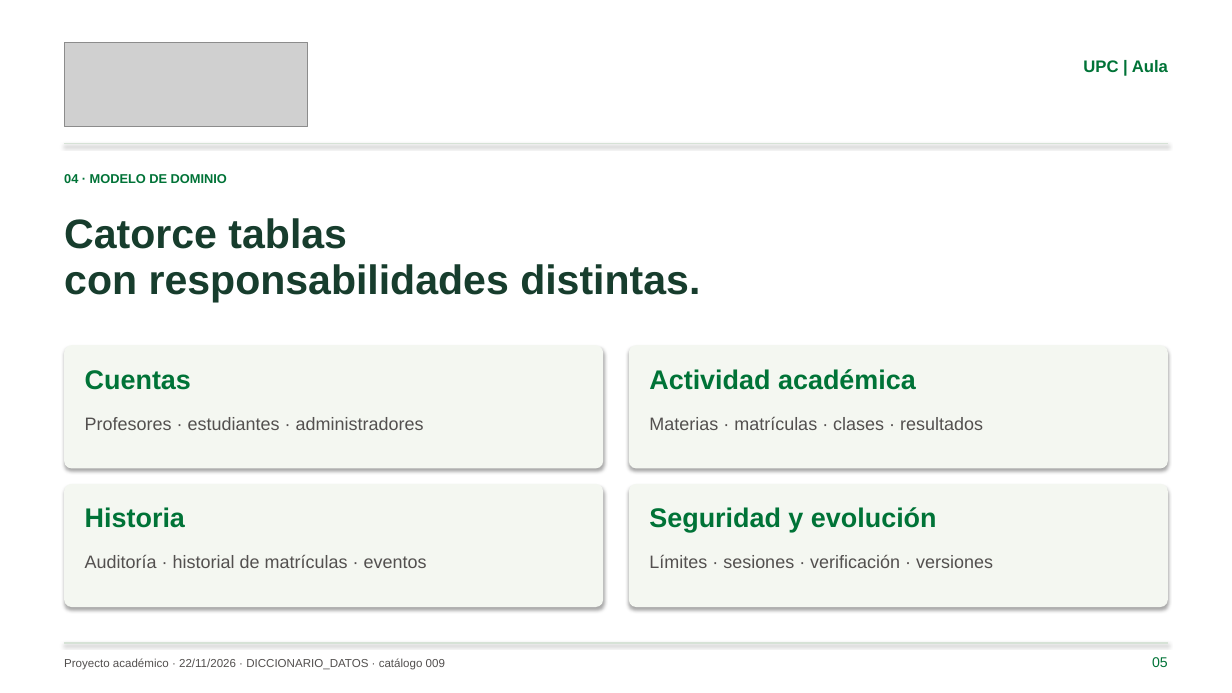
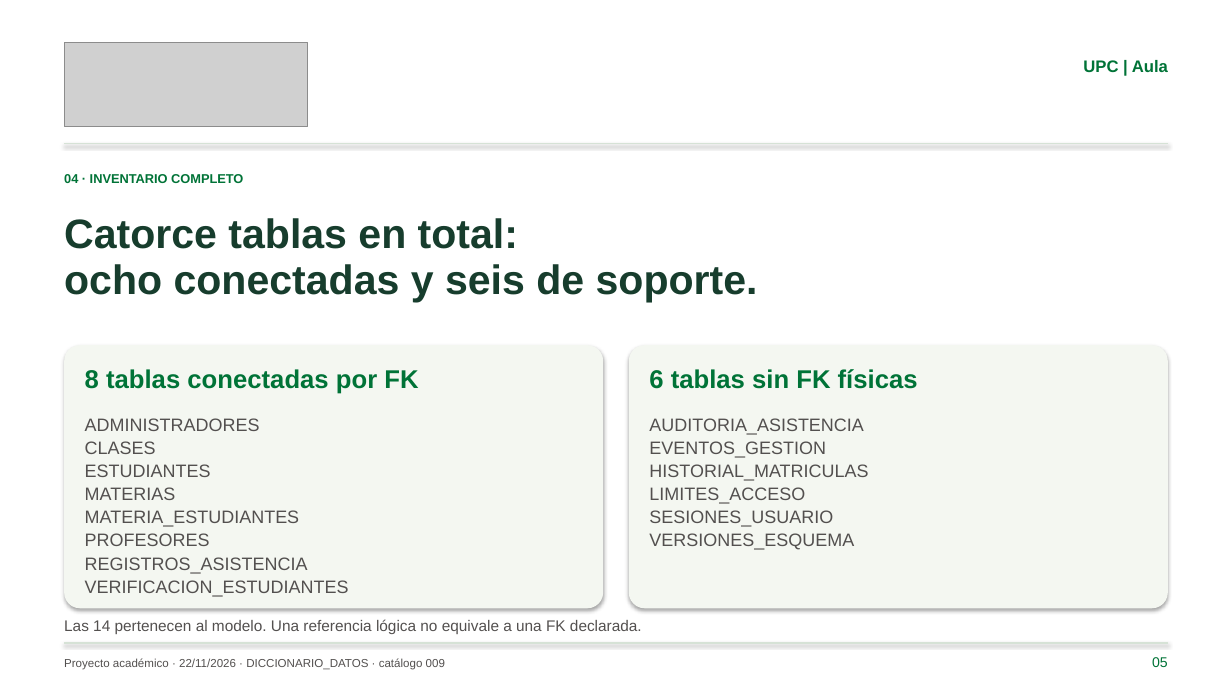
Before and after one commit to rcamilorodriguez1/ControlAsistenciaUPC, a slide deck: slide 5 of docs/UPC_Aula_Presentacion_Base_de_Datos.pptx. Drawn at 1232x693 pixels with LibreOffice and Linux fonts; fonts in the diff are those of the drawing; grey boxes stand for pictures. Boxes give left, top, right and bottom in pixels: in the first picture for what was removed or moved away, otherwise in the second. Text is boxed around its words. In the diff, an @@ line names an element or a change of style, - is before the commit and + after.

Commit message:
Aclara las 14 tablas y las vistas parciales del modelo relacional

```diff
--- a/docs/UPC_Aula_Presentacion_Base_de_Datos.pptx
+++ b/docs/UPC_Aula_Presentacion_Base_de_Datos.pptx
@@ text at <box>64,174,243,183</box>: text changed @@
-04 · MODELO DE DOMINIO
+04 · INVENTARIO COMPLETO
@@ text at <box>64,218,758,302</box>: text changed @@
-Catorce tablas
-con responsabilidades distintas.
+Catorce tablas en total:
+ocho conectadas y seis de soporte.
@@ rounded rectangle: place and size @@
-rounded rectangle at <box>64,346,603,469</box>
+rounded rectangle at <box>64,346,603,609</box>
@@ rounded rectangle: place and size @@
-rounded rectangle at <box>629,346,1168,469</box>
+rounded rectangle at <box>629,346,1168,609</box>
@@ text at <box>85,369,418,394</box>: text changed; size 21 to 20 pt @@
-Cuentas
+8 tablas conectadas por FK
@@ text at <box>649,369,918,389</box>: text changed; size 21 to 20 pt @@
-Actividad académica
+6 tablas sin FK físicas
@@ text at <box>85,418,349,597</box>: text changed @@
-Profesores · estudiantes · administradores
+ADMINISTRADORES
+CLASES
+ESTUDIANTES
+MATERIAS
+MATERIA_ESTUDIANTES
+PROFESORES
+REGISTROS_ASISTENCIA
+VERIFICACION_ESTUDIANTES
@@ text at <box>649,418,868,550</box>: text changed @@
-Materias · matrículas · clases · resultados
+AUDITORIA_ASISTENCIA
+EVENTOS_GESTION
+HISTORIAL_MATRICULAS
+LIMITES_ACCESO
+SESIONES_USUARIO
+VERSIONES_ESQUEMA
@@ rounded rectangle removed at <box>64,484,603,607</box> @@
@@ text removed at <box>85,507,185,528</box> @@
-Historia
@@ rounded rectangle removed at <box>629,484,1168,607</box> @@
@@ text removed at <box>649,507,937,533</box> @@
-Seguridad y evolución
@@ text removed at <box>85,555,427,568</box> @@
-Auditoría · historial de matrículas · eventos
@@ text removed at <box>649,555,993,568</box> @@
-Límites · sesiones · verificación · versiones
@@ text added at <box>64,619,642,634</box>, 12 pt, text #53504F @@
+Las 14 pertenecen al modelo. Una referencia lógica no equivale a una FK declarada.
```
Also in this commit, not shown: 1 other slide changed, 11 other files.
